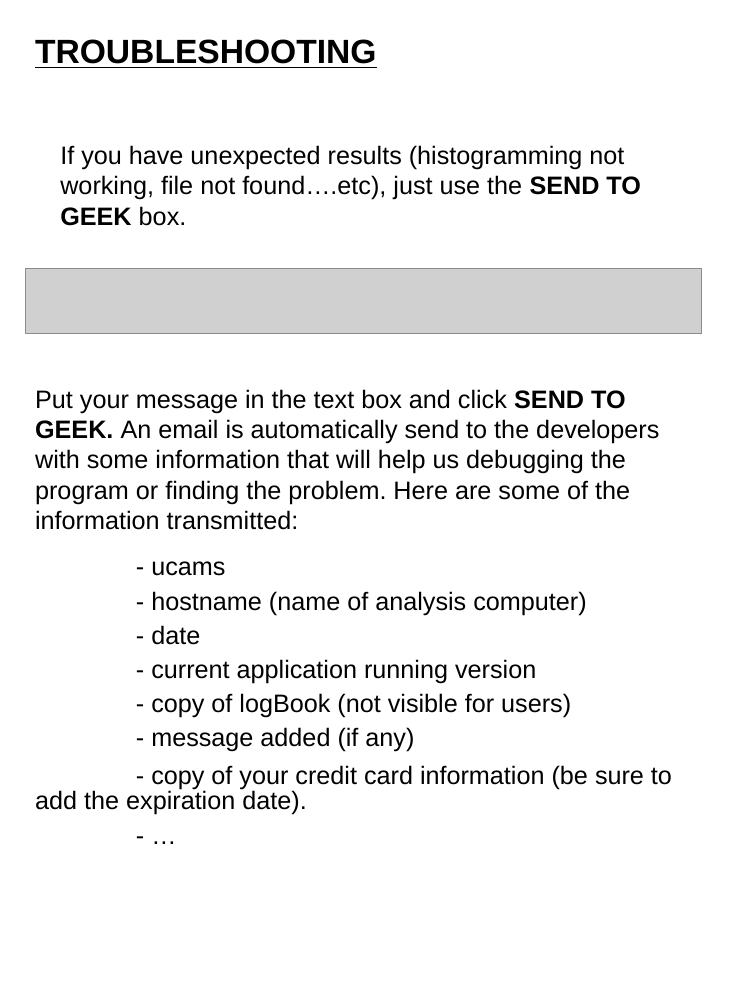
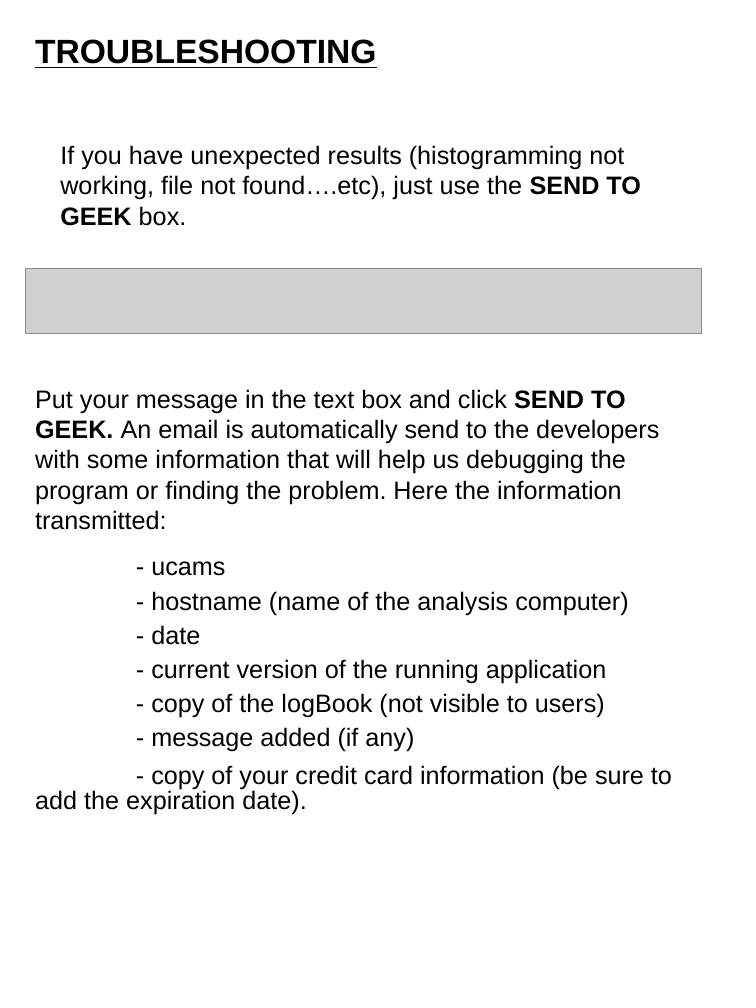
Before and after one commit to ornl-ndav/IdlGui, a slide deck: slide 25 of 1.0/doc/plotARCS_manual.ppt (slide 19 before the commit). Drawn at 756x1008 pixels with LibreOffice and Linux fonts; fonts in the diff are those of the drawing; grey boxes stand for pictures. Boxes give left, top, right and bottom in pixels: in the first picture for what was removed or moved away, otherwise in the second. Text is boxed around its words. In the diff, an @@ line names an element or a change of style, - is before the commit and + after.

```diff
--- a/1.0/doc/plotARCS_manual.ppt
+++ b/1.0/doc/plotARCS_manual.ppt
@@ text at bbox=[35, 389, 672, 814]: paragraph removed @@
-- …
@@ text at bbox=[35, 389, 659, 530]: text changed @@
-Put your message in the text box and click SEND TO GEEK. An email is automatically send to the developers with some information that will help us debugging the program or finding the problem. Here are some of the information transmitted:
+Put your message in the text box and click SEND TO GEEK. An email is automatically send to the developers with some information that will help us debugging the program or finding the problem. Here the information transmitted:
@@ text at bbox=[151, 591, 628, 616]: text changed @@
-- hostname (name of analysis computer)
+- hostname (name of the analysis computer)
@@ text at bbox=[151, 659, 606, 717]: text changed @@
-- current application running version
-- copy of logBook (not visible for users)
+- current version of the running application
+- copy of the logBook (not visible to users)
```
Also in this commit, not shown: 3 other slides changed, 7 slides added, 1 slide removed.
